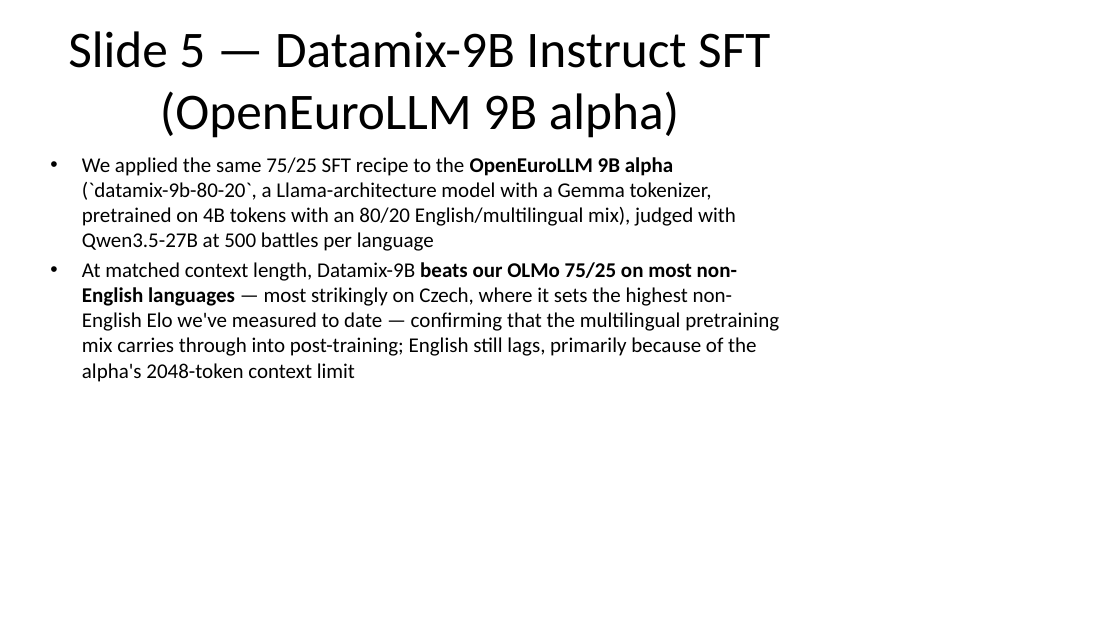
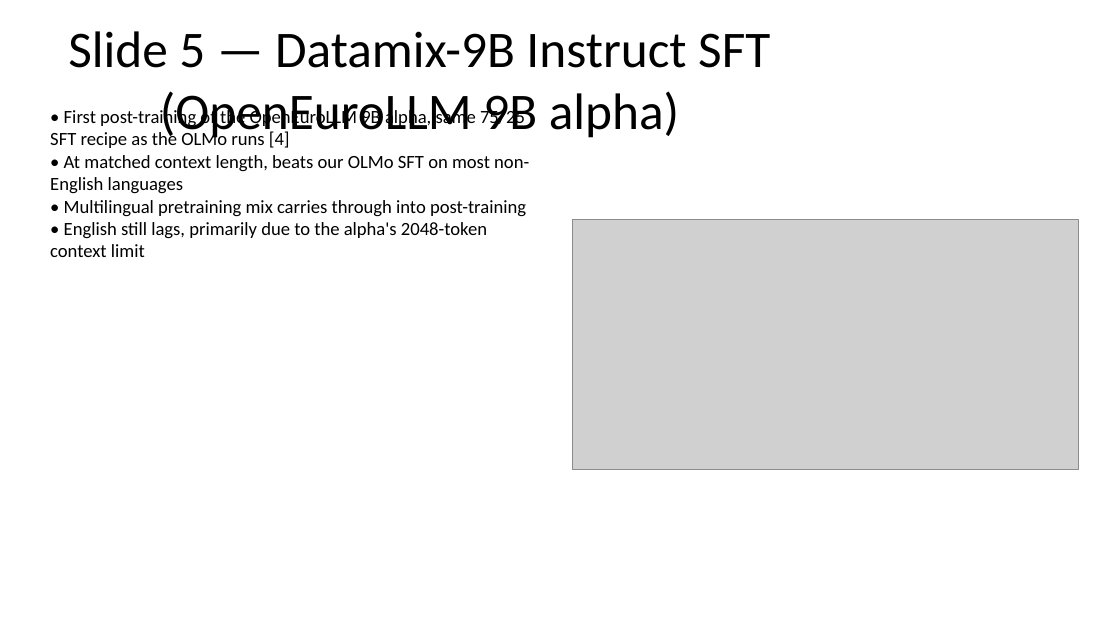
Before and after one commit to ferreirafabio/open-instruct, a slide deck: slide 6 of oellm/meetings/llms4eu_wp4/2026-04-28.pptx. Drawn at 1120x630 pixels with LibreOffice and Linux fonts; fonts in the diff are those of the drawing; grey boxes stand for pictures. Boxes give left, top, right and bottom in pixels: in the first picture for what was removed or moved away, otherwise in the second. Text is boxed around its words. In the diff, an @@ line names an element or a change of style, - is before the commit and + after.

```diff
--- a/oellm/meetings/llms4eu_wp4/2026-04-28.pptx
+++ b/oellm/meetings/llms4eu_wp4/2026-04-28.pptx
@@ text at [50, 108, 529, 257]: text changed; size 18 to 16 pt @@
-• We applied the same 75/25 SFT recipe to the OpenEuroLLM 9B alpha (`datamix-9b-80-20`, a Llama-architecture model with a Gemma tokenizer, pretrained on 4B tokens with an 80/20 English/multilingual mix), judged with Qwen3.5-27B at 500 battles per language
-• At matched context length, Datamix-9B beats our OLMo 75/25 on most non-English languages — most strikingly on Czech, where it sets the highest non-English Elo we've measured to date — confirming that the multilingual pretraining mix carries through into post-training; English still lags, primarily because of the alpha's 2048-token context limit
+• First post-training of the OpenEuroLLM 9B alpha, same 75/25 SFT recipe as the OLMo runs [4]
+• At matched context length, beats our OLMo SFT on most non-English languages
+• Multilingual pretraining mix carries through into post-training
+• English still lags, primarily due to the alpha's 2048-token context limit
@@ picture added at [573, 219, 1079, 470] @@
```
Also in this commit, not shown: 6 other slides changed, 1 slide added, 2 other files.
